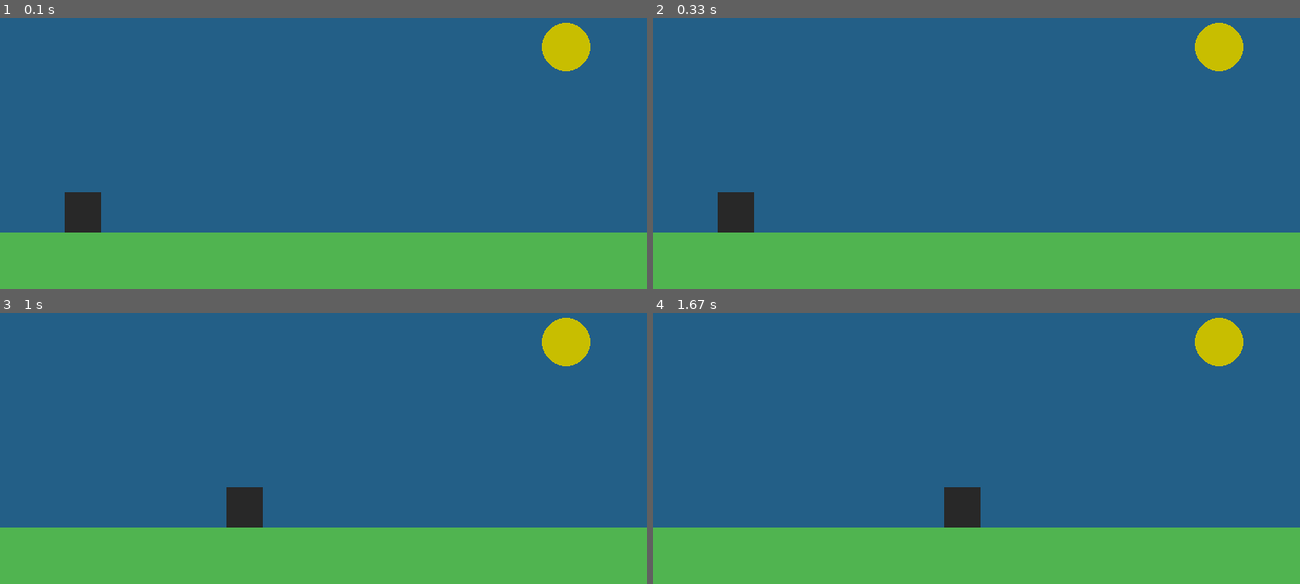
Above: before the commit, frames 1-4 (two rows, left to right).
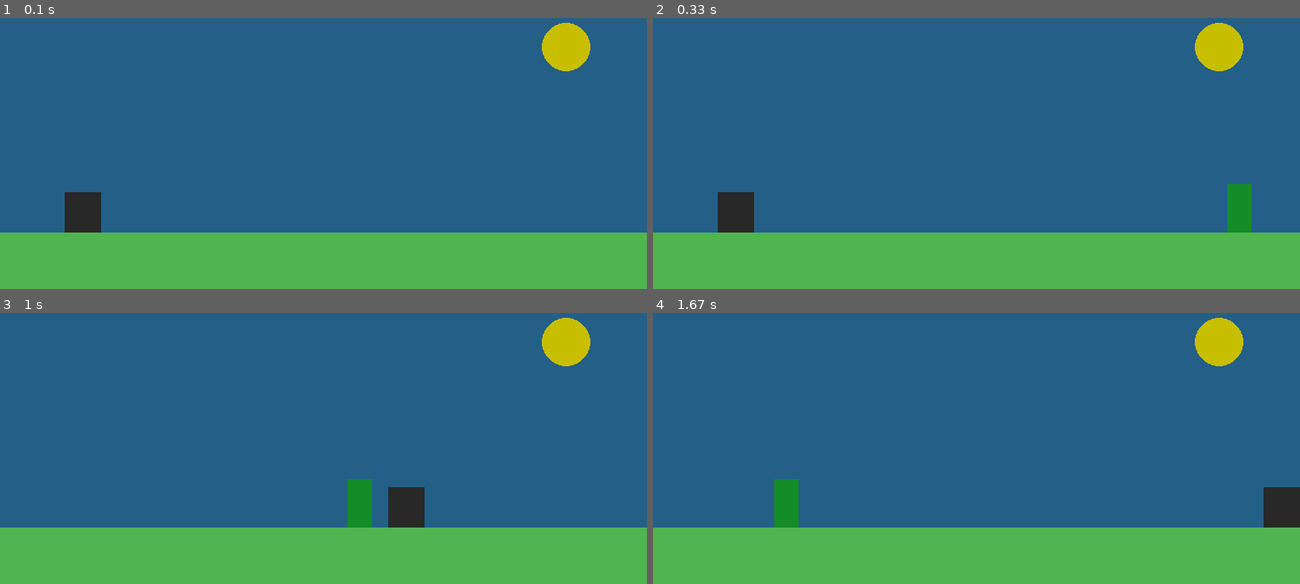
Above: after the commit, the same moments.

Repository: programerela/pygame_course
Game: pygame game, started from main.py
Same seed, same stepped clock (60 frames per second), same inputs: the game is played once before the commit and once after it.
Inputs:
- Up to frame 1 (0.1 s): no input
- Up to frame 2 (0.33 s): no input
- Up to frame 3 (1 s): tap Space at 0.33, 0.73 s; hold Right from 0.67 s (still down); hold D from 0.67 s (still down)
- Up to frame 4 (1.67 s): tap Space at 1.03, 1.23, 1.53 s; release Right at 1.13 s; release D at 1.13 s; hold D 1.17-1.63 s

Frame 1 is identical in both runs. In frame 2, 0.7% of the frame differs, in the area x 88-93%, y 61-80%; in frame 3, 2.3%, in the area x 35-66%, y 61-80%; in frame 4, 2.3%.

Commit message:
skok i kaktus

Diff:
--- a/main.py
+++ b/main.py
@@ -1,16 +1,23 @@
+import random
 import pygame
 
 pygame .init()
 WIDTH, HEIGHT = 800, 400
 screen = pygame.display.set_mode((WIDTH, HEIGHT), pygame.RESIZABLE)
-
 pygame.display.set_caption("DinoGame")
-
 color = (35, 95, 135)
 
 GROUND_Y = 330
 dino = pygame.Rect(80, GROUND_Y-50, 45, 50)
 DINO_Speed = 10
+
+dino_velocity_y= 0
+GRAVITY = 1
+JUMP_SPEED = -16
+on_ground = True
+
+cactus = pygame.Rect(850, GROUND_Y - 60, 30, 60)
+CACTUS_SPEED = 7
 
 clock = pygame.time.Clock()
 
@@ -20,19 +27,40 @@
         for event in pygame.event.get():
                 if event.type == pygame.QUIT:
                         running = False
+                if event.type == pygame.KEYDOWN:
+                        if event.key == pygame.K_SPACE and on_ground:
+                                dino_velocity_y = JUMP_SPEED
+                                on_ground = False
+
+        dino_velocity_y += GRAVITY
+        dino.y += dino_velocity_y
+        if dino.bottom >= GROUND_Y:
+                dino.bottom = GROUND_Y
+                dino_velocity_y = 0
+                on_ground = True
+
+        cactus.x -= CACTUS_SPEED
+        if cactus.right < 0:
+                cactus.x = WIDTH +  random.randint(150, 400)
+
         screen.fill(color)
         pygame.draw.rect(screen, (80, 180, 80), (0, GROUND_Y, WIDTH, HEIGHT - GROUND_Y))
         pygame.draw.rect(screen, (40, 40, 40), dino)
-
+        pygame.draw.rect(screen, (20, 140, 40), cactus)
         pygame.draw.circle(screen, (200, 190, 0), (WIDTH-100, 100), 30)
 
         pygame.display.flip()
         clock.tick(60) #60FPS
 
+        #levo i desno kretanje
         keys = pygame.key.get_pressed()
         if keys[pygame.K_LEFT]:
                 dino.x -= DINO_Speed
+        if keys[pygame.K_a]:
+                dino.x -= DINO_Speed
         if keys[pygame.K_RIGHT]:
+                dino.x += DINO_Speed
+        if keys[pygame.K_d]:
                 dino.x += DINO_Speed
 
         if dino.left < 0:
